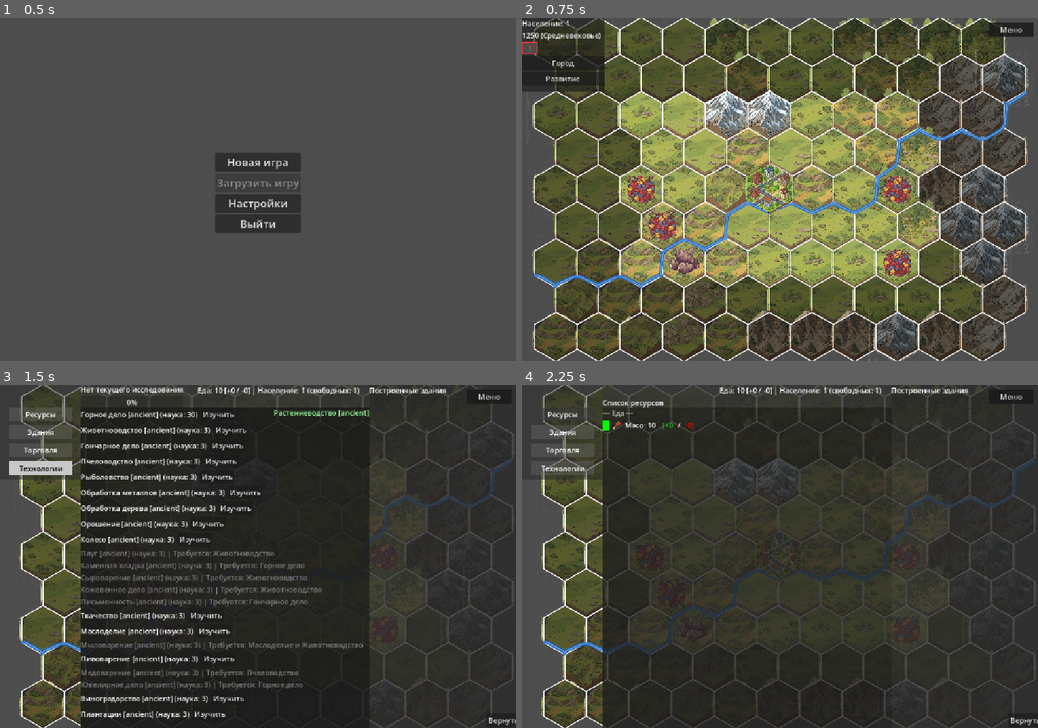
Above: before the commit, frames 1-4 (two rows, left to right).
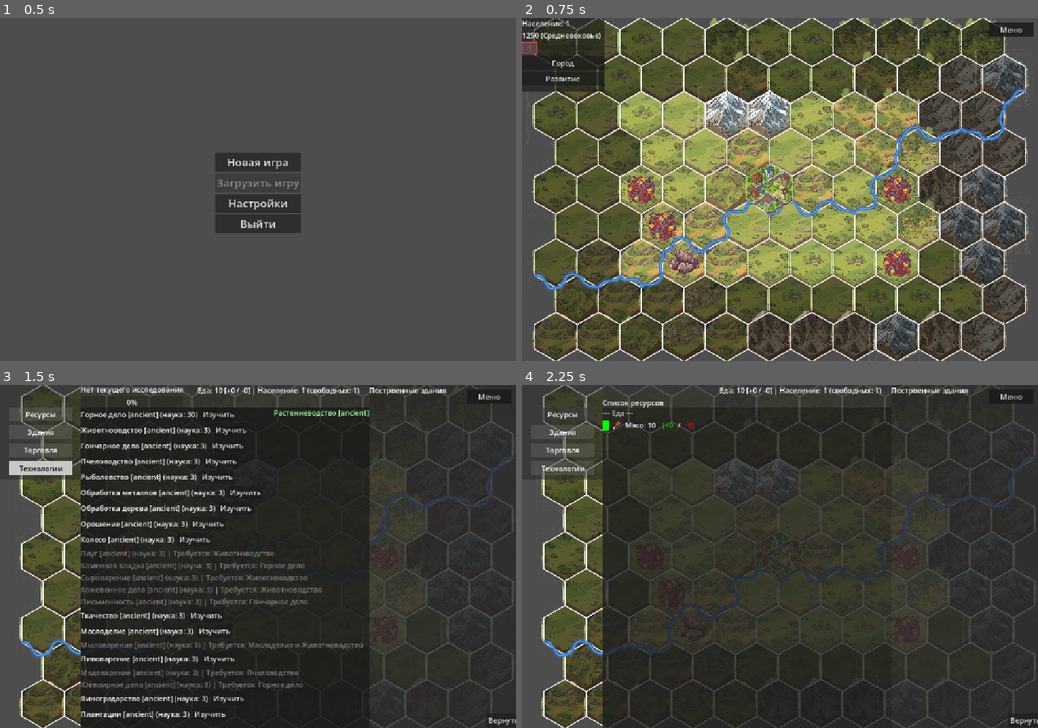
Above: after the commit, the same moments.

Repository: Night-Pryanik/The-City
Game: Godot game, scene res://scenes/main_menu.tscn
The game is run twice, just before and just after one commit, with the same random seed, the same clock (stepped at 60 frames per second) and the same inputs.
Inputs:
- Up to frame 1 (0.5 s): no input
- Up to frame 2 (0.75 s): click "Новая игра" at 0.5 s
- Up to frame 3 (1.5 s): click "!" at 1.25 s
- Up to frame 4 (2.25 s): click "Ресурсы" at 2 s

Frame 1 is identical in both runs. In frame 2, 2.2% of the frame differs, in the area x 2-98%, y 20-80%; in frame 3, 0.5%; in frame 4, 0.8%.

Commit message:
Сглаживание рек

Diff:
--- a/scripts/map_renderer.gd
+++ b/scripts/map_renderer.gd
@@ -427,61 +427,70 @@
     if river_points.size() < 2:
         return river_points
 
-    # Едва заметная подстановка внутренних вершин в сторону среднего направления,
-    # чтобы смягчить поворот, без сильного искажения.
-    var adjusted_points: PackedVector2Array = []
-    adjusted_points.append(river_points[0])
-    for idx in range(1, river_points.size() - 1):
-        var prev_pt = river_points[idx - 1]
-        var curr_pt = river_points[idx]
-        var next_pt = river_points[idx + 1]
-        var dir_in = (curr_pt - prev_pt)
-        var dir_out = (next_pt - curr_pt)
-        var avg_dir = (dir_in + dir_out)
-        if avg_dir.length() > 0.0001:
-            avg_dir = avg_dir.normalized()
-            var hash_input = (idx * 73856093) & 0x7fffffff
-            var hash_val = float(hash_input) / 0x7fffffff
-            var offset = (hash_val - 0.5) * radius * 0.05
-            adjusted_points.append(curr_pt + avg_dir * offset)
-        else:
-            adjusted_points.append(curr_pt)
-    adjusted_points.append(river_points[river_points.size() - 1])
-
-    # Очень мягкое сглаживание, чтобы убрать только явные острые углы,
-    # но сохранить легкий характер "петляния".
-    var smooth_points = adjusted_points.duplicate()
-    var new_points = smooth_points.duplicate()
-    for i in range(1, smooth_points.size() - 1):
-        var prev = smooth_points[i - 1]
-        var curr = smooth_points[i]
-        var next_p = smooth_points[i + 1]
-        var avg = (prev + next_p) / 2.0
-        new_points[i] = curr.lerp(avg, 0.12)
-    smooth_points = new_points
-
-    var segments = 8
-    var result = PackedVector2Array()
-    result.append(smooth_points[0])
-    for i in range(smooth_points.size() - 1):
-        var start = smooth_points[i]
-        var end = smooth_points[i + 1]
-        for j in range(1, segments):
-            var t = float(j) / segments
-            var mid = start.lerp(end, t)
-            var dir = (end - start).normalized()
-            if dir.length() > 0.0001:
-                var perp = Vector2(-dir.y, dir.x)
-                var hash_input = (
-                    i * 73856093 + j * 19349663 + int(start.x * 1000.0) + int(start.y * 1000.0) + int(end.x * 1000.0) + int(end.y * 1000.0)
-                ) & 0x7fffffff
-                var hash_val = float(hash_input) / 0x7fffffff
-                var offset = (hash_val - 0.5) * radius * 0.14
-                mid += perp * offset
-            result.append(mid)
-        if i < smooth_points.size() - 1:
-            result.append(end)
-    return result
+    var sample_step = max(radius * 0.22, 8.0)
+    var amplitude = max(radius * 0.16, 7.0)
+    var frequency = 0.9 / max(sample_step, 1.0)
+    var phase = 0.45 + float(river_points.size()) * 0.12
+
+    var curved_points = PackedVector2Array()
+    var total_length = 0.0
+    var segment_lengths: Array = []
+
+    for i in range(river_points.size() - 1):
+        var seg_len = river_points[i].distance_to(river_points[i + 1])
+        segment_lengths.append(seg_len)
+        total_length += seg_len
+
+    if total_length <= 0.0:
+        return river_points
+
+    var distance_along = 0.0
+    for i in range(river_points.size() - 1):
+        var start = river_points[i]
+        var end = river_points[i + 1]
+        var segment_dir = end - start
+        var segment_len = segment_dir.length()
+        if segment_len <= 0.0001:
+            continue
+
+        segment_dir = segment_dir.normalized()
+        var normal = Vector2(-segment_dir.y, segment_dir.x)
+
+        var step_count = max(1, int(ceil(segment_len / sample_step)))
+        for step in range(step_count + 1):
+            var t = float(step) / float(step_count)
+            var base_point = start.lerp(end, t)
+            var local_distance = distance_along + segment_len * t
+
+            var offset = Vector2.ZERO
+            if step != 0 and step != step_count:
+                var meander = sin(local_distance * frequency + phase) * amplitude
+                var secondary = sin(local_distance * frequency * 0.55 + phase * 1.7) * amplitude * 0.35
+                var bend = 0.0
+                if i > 0 and i + 1 < river_points.size() - 1:
+                    var prev_dir = (start - river_points[i - 1]).normalized()
+                    var next_dir = (river_points[i + 2] - end).normalized()
+                    var turn_strength = clamp(1.0 - prev_dir.dot(next_dir), 0.0, 1.0)
+                    var turn_sign = sign(prev_dir.cross(next_dir))
+                    if turn_sign == 0:
+                        turn_sign = 1.0
+                    bend = turn_strength * amplitude * 0.18 * turn_sign
+
+                offset = normal * (meander + secondary + bend)
+
+            var point = base_point + offset
+            if curved_points.is_empty() or curved_points[-1].distance_to(point) > 0.5:
+                curved_points.append(point)
+
+        distance_along += segment_len
+
+    if curved_points.size() < 2:
+        return river_points
+
+    # Применяем 1-2 итерации сглаживания — достаточно, чтобы убрать острые
+    # углы, но сохранить общую форму и меандрирование. Реализация
+    # вынесена в отдельную функцию ниже.
+    return _chaikin_smooth(curved_points, 2)
 
 func _draw_exploration_highlights():
     var main = get_parent()
@@ -531,3 +540,22 @@
     if icon_paths.has(icon_name):
         return icon_paths[icon_name]
     return ""
+
+
+func _chaikin_smooth(points: PackedVector2Array, iterations: int) -> PackedVector2Array:
+    if points.size() < 2:
+        return points
+    var current = points
+    for _it in range(iterations):
+        var next_pts = PackedVector2Array()
+        next_pts.append(current[0])
+        for j in range(current.size() - 1):
+            var p0 = current[j]
+            var p1 = current[j + 1]
+            var q = p0 * 0.75 + p1 * 0.25
+            var r = p0 * 0.25 + p1 * 0.75
+            next_pts.append(q)
+            next_pts.append(r)
+        next_pts.append(current[-1])
+        current = next_pts
+    return current
